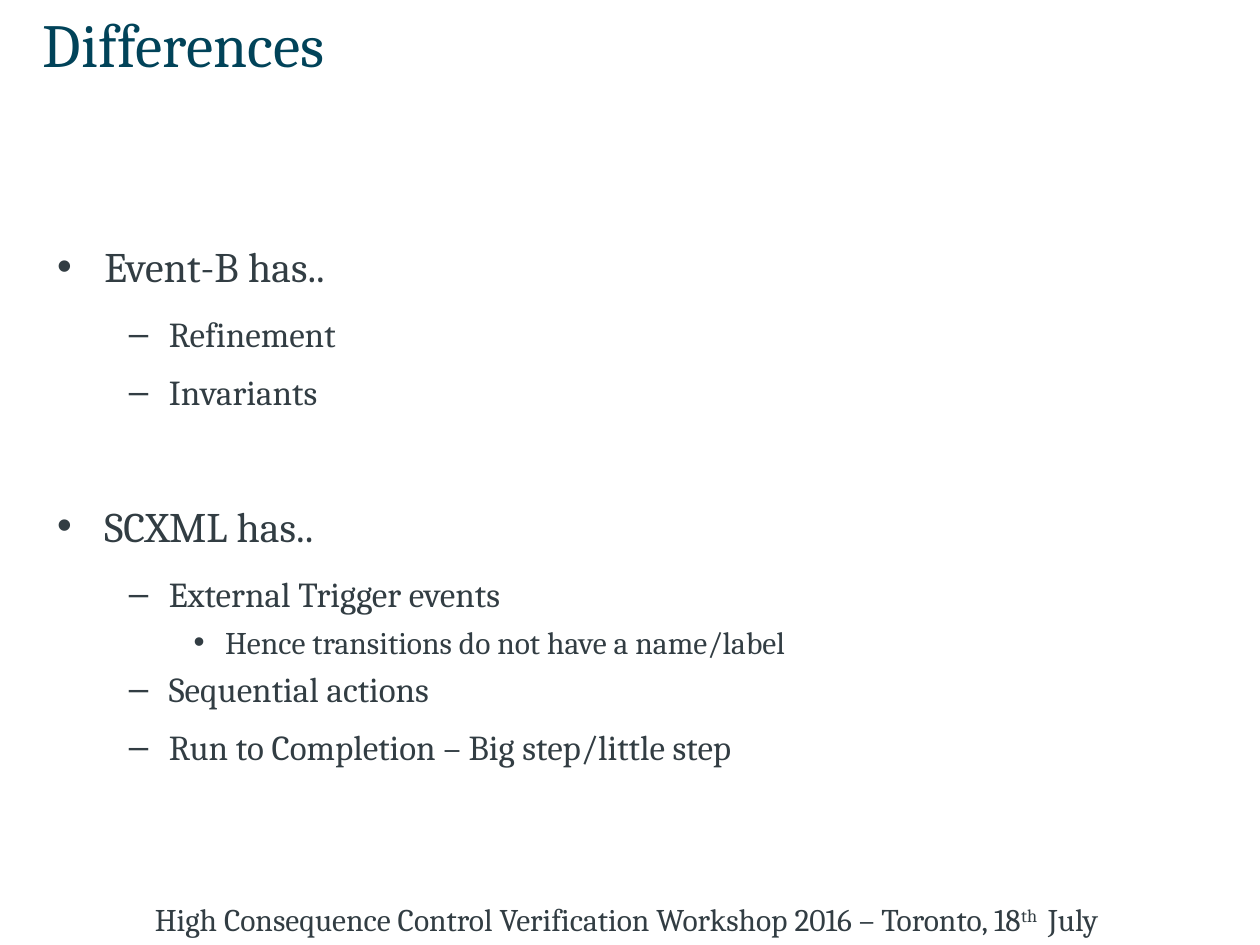
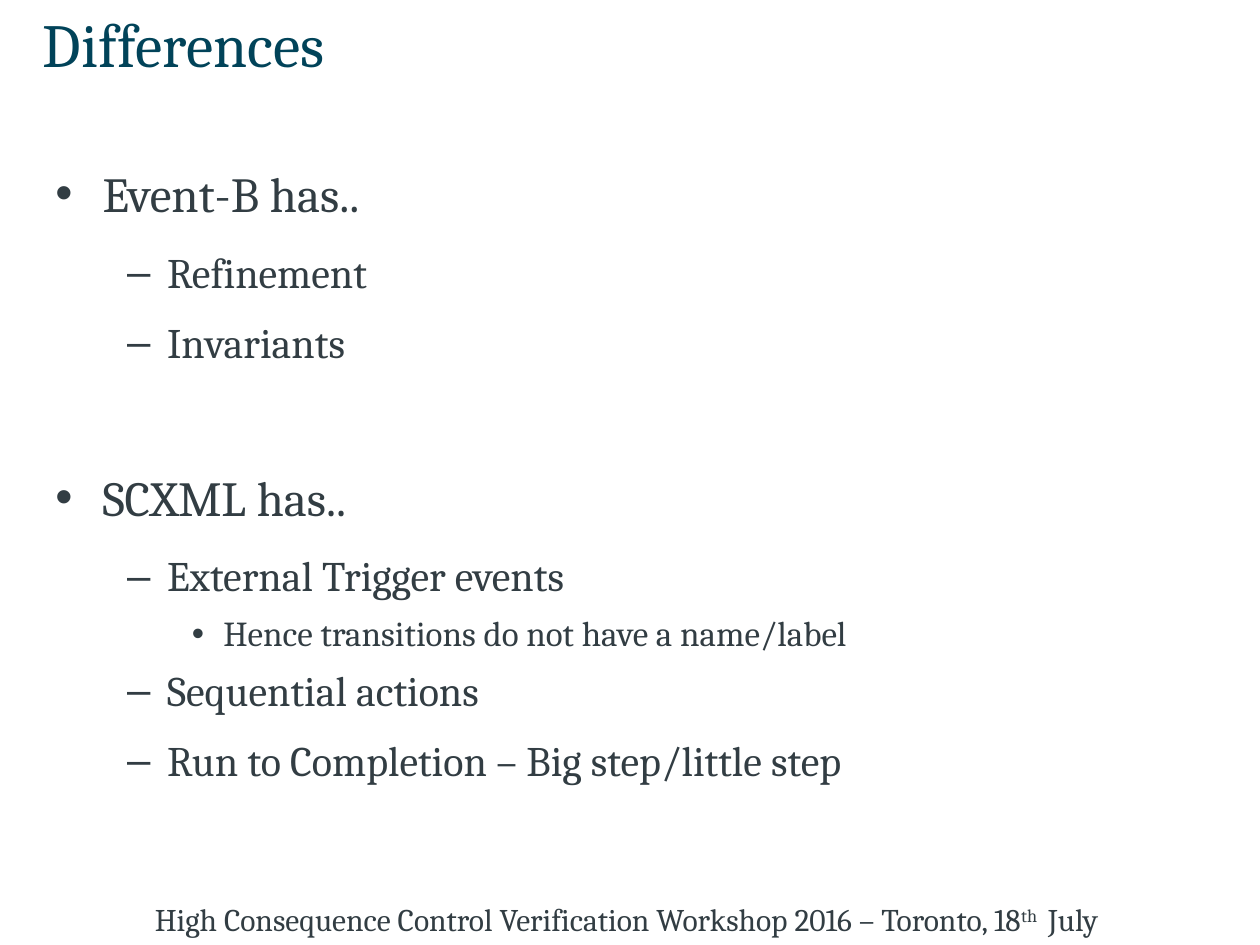
Before and after one commit to kmorris3/rodin_scxml_plugin, a slide deck: slide 9 of talks/CAV2016/CAV_HCVVW16_SCXML.pptx (slide 8 before the commit). Drawn at 1260x945 pixels with LibreOffice and Linux fonts; fonts in the diff are those of the drawing. Boxes give left, top, right and bottom in pixels: in the first picture for what was removed or moved away, otherwise in the second. Text is boxed around its words. In the diff, an @@ line names an element or a change of style, - is before the commit and + after.

```diff
--- a/talks/CAV2016/CAV_HCVVW16_SCXML.pptx
+++ b/talks/CAV2016/CAV_HCVVW16_SCXML.pptx
@@ text "Event-B has..": place and size @@
-text "Event-B has.." at <box>104,253,784,768</box>
+text "Event-B has.." at <box>103,178,846,785</box>
@@ text "Event-B has.." at <box>103,178,846,785</box>: size 24 to 28 pt in "Event-B has..", "SCXML has.."; size 20 to 24 pt in "Refinement", "Invariants", "External Trigger events", "Sequential actions" and 1 more places; size 18 to 20 pt in "Hence transitions do not have a name/label"; line spacing 0.8 to 0.9 @@
```
Also in this commit, not shown: 9 other slides changed, 1 slide added, 7 other files.
